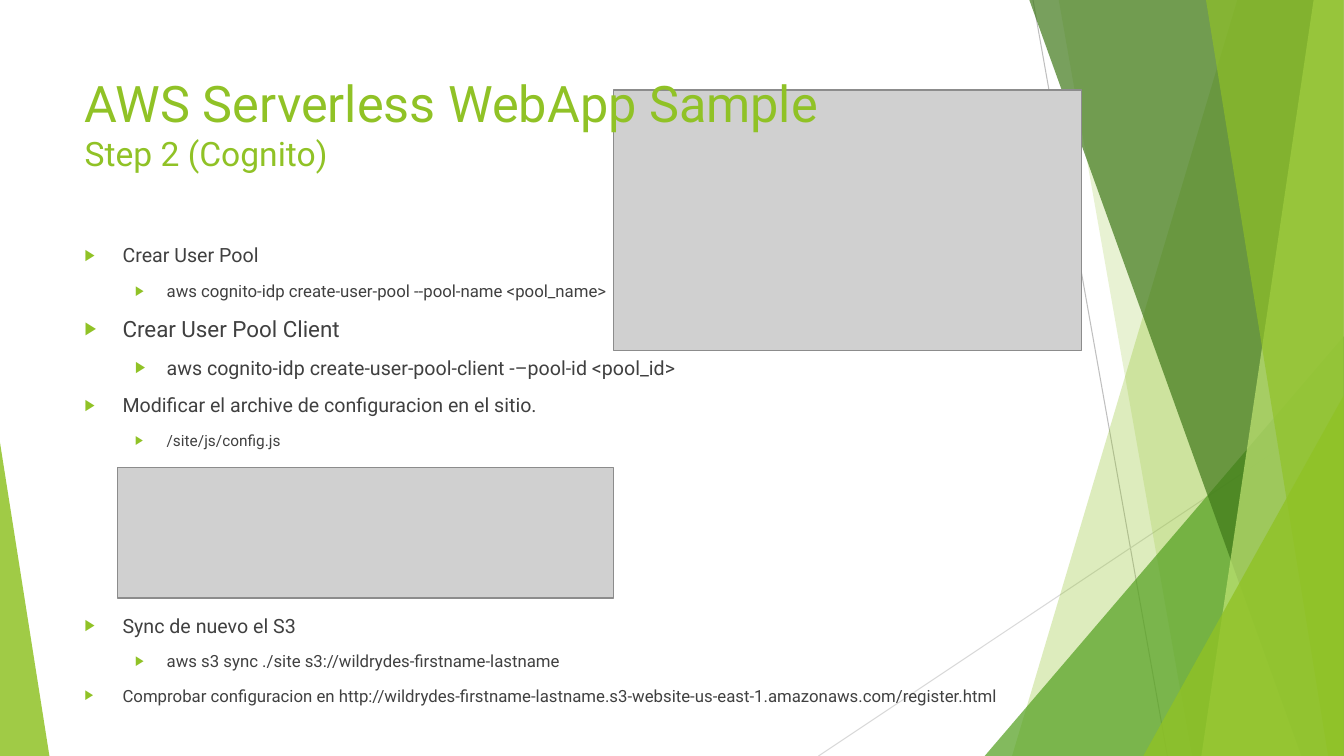
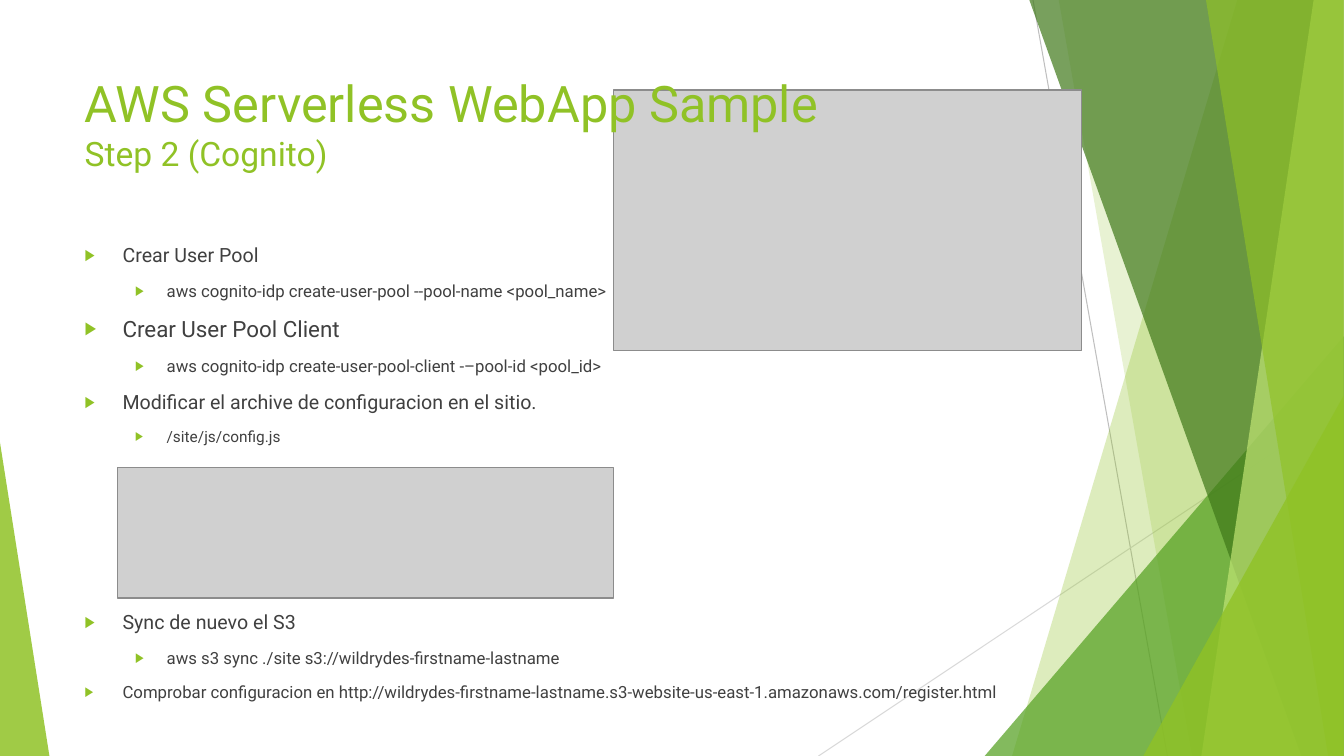
Before and after one commit to alanzam/AWS-Serverless, a slide deck: slide 22 of serverless.pptx (slide 23 before the commit). Drawn at 1344x756 pixels with LibreOffice and Linux fonts; fonts in the diff are those of the drawing; grey boxes stand for pictures. Boxes give left, top, right and bottom in pixels: in the first picture for what was removed or moved away, otherwise in the second. Text is boxed around its words. In the diff, an @@ line names an element or a change of style, - is before the commit and + after.

```diff
--- a/serverless.pptx
+++ b/serverless.pptx
@@ text at [167, 359, 601, 376]: size 14 to 12 pt in "aws cognito-idp create-user-pool-client -–pool-id <pool_id>" @@
```
Also in this commit, not shown: 1 other slide changed, 1 slide added, 1 slide removed, 2 other files.
